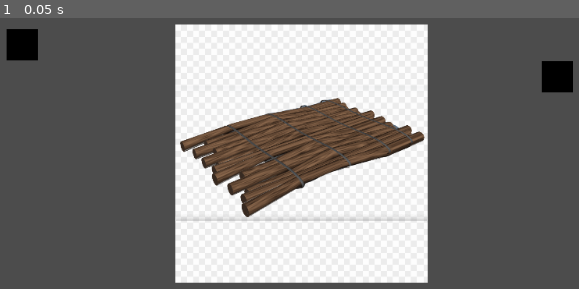
Above: before the commit, frame 1.
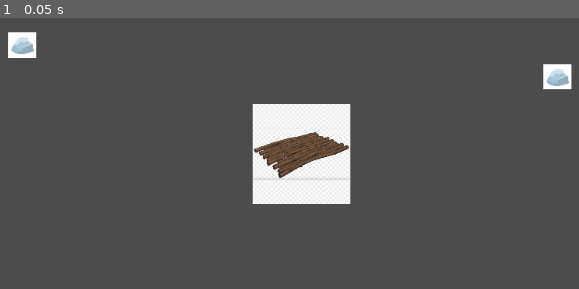
Above: after the commit, the same moment.

Repository: surgura/kwok5
Game: Godot game, scene res://sea.tscn
The game is run twice, just before and just after one commit, with the same random seed, the same clock (stepped at 60 frames per second) and the same inputs.
Inputs:
- Up to frame 1 (0.05 s): no input

The runs differ from the first frame. In frame 1, 40% of the frame differs, in the area x 1-99%, y 2-98%.

Commit message:
Added trash

Diff:
--- /dev/null
+++ b/godot/hook.tscn
@@ -0,0 +1,5 @@
+[gd_scene format=2]
+
+[node name="hook" type="Node2D"]
+
+[node name="sprite" type="Sprite" parent="."]
--- a/godot/raft.tscn
+++ b/godot/raft.tscn
@@ -5,5 +5,5 @@
 [node name="raft" type="Node2D"]
 
 [node name="sprite" type="Sprite" parent="."]
-scale = Vector2( 0.384499, 0.384499 )
+scale = Vector2( 0.149004, 0.149004 )
 texture = ExtResource( 1 )
--- a/godot/trash.tscn
+++ b/godot/trash.tscn
@@ -1,9 +1,9 @@
 [gd_scene load_steps=2 format=2]
 
-[sub_resource type="NoiseTexture" id=1]
+[ext_resource path="res://rock.png" type="Texture" id=1]
 
 [node name="trash" type="Node2D"]
 
 [node name="sprite" type="Sprite" parent="."]
-scale = Vector2( 0.0789474, 0.0789474 )
-texture = SubResource( 1 )
+scale = Vector2( 0.153076, 0.153076 )
+texture = ExtResource( 1 )
Binary file added: godot/rock.png
Not shown, added: godot/rock.png.import
